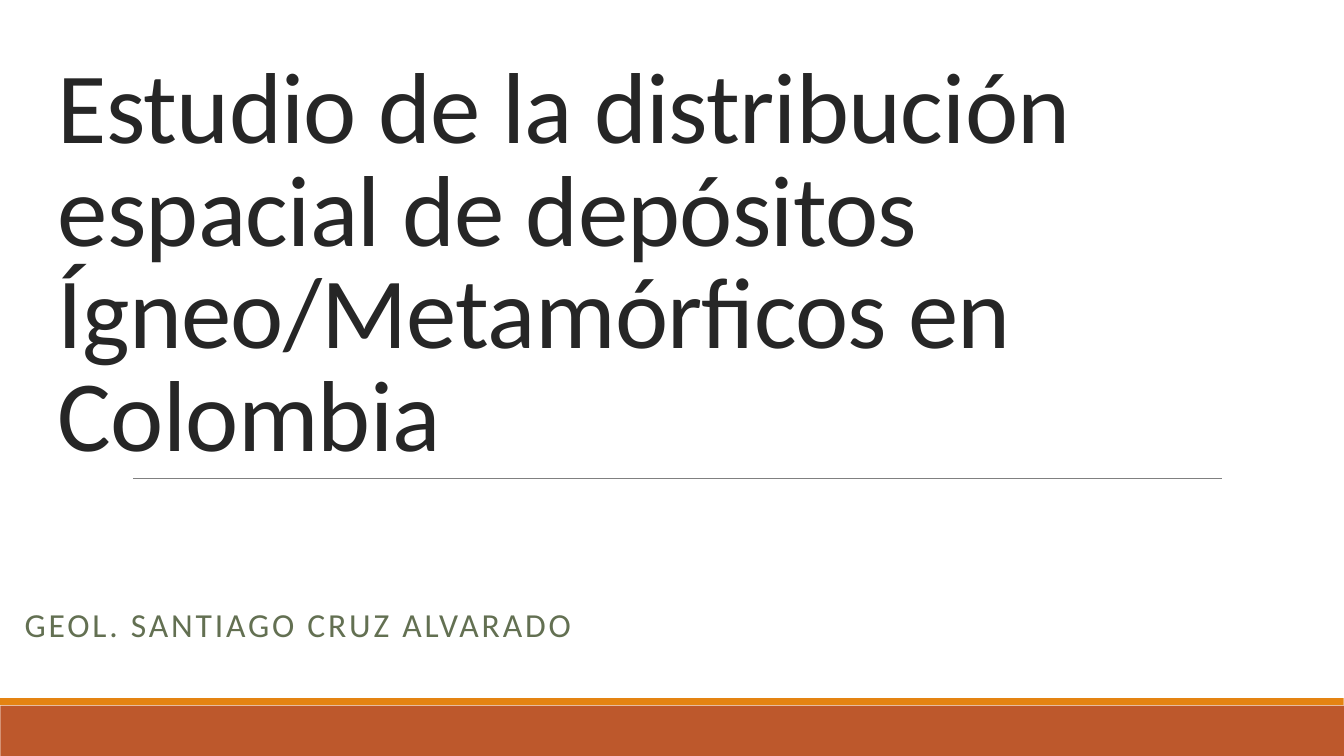
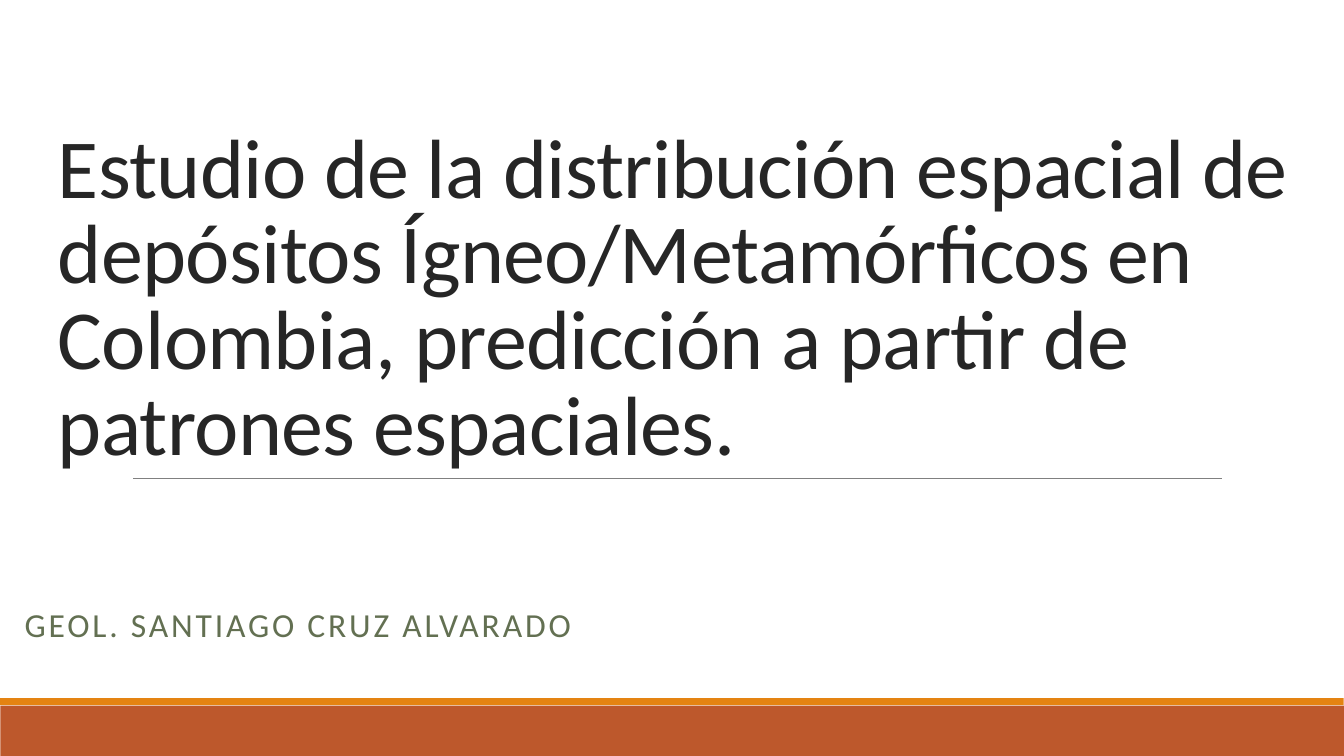
Before and after one commit to Santiagocruz97/AGE, a slide deck: slide 1 of Estudio de la distribución espacial de depósitos Ígneo.pptx. Drawn at 1344x756 pixels with LibreOffice and Linux fonts; fonts in the diff are those of the drawing. Boxes give left, top, right and bottom in pixels: in the first picture for what was removed or moved away, otherwise in the second. Text is boxed around its words. In the diff, an @@ line names an element or a change of style, - is before the commit and + after.

```diff
--- a/Estudio de la distribución espacial de depósitos Ígneo.pptx
+++ b/Estudio de la distribución espacial de depósitos Ígneo.pptx
@@ title at [58,139,1288,469]: text changed; size 72 to 60 pt @@
-Estudio de la distribución espacial de depósitos Ígneo/Metamórficos en Colombia
+Estudio de la distribución espacial de depósitos Ígneo/Metamórficos en Colombia, predicción a partir de patrones espaciales.
```
Also in this commit, not shown: 2 other slides changed.
